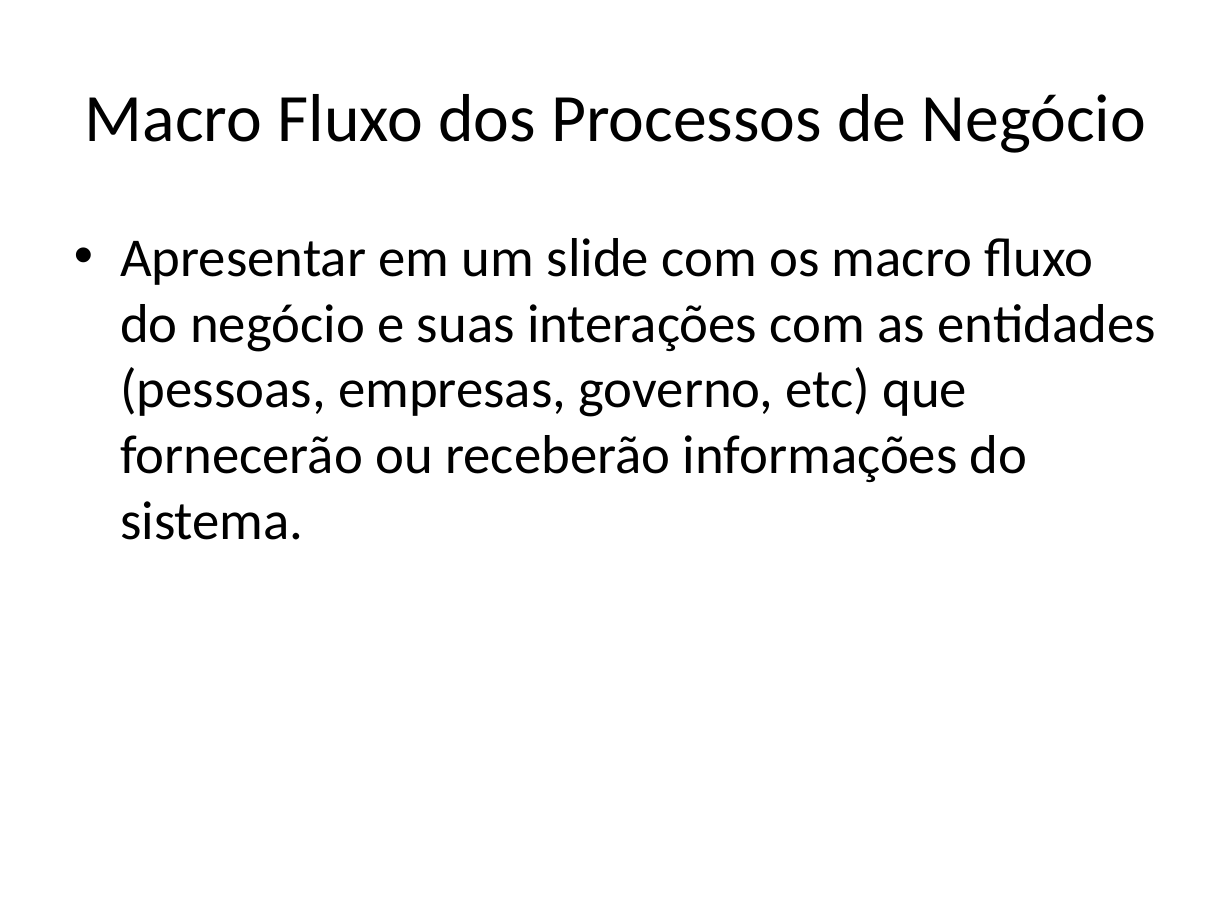
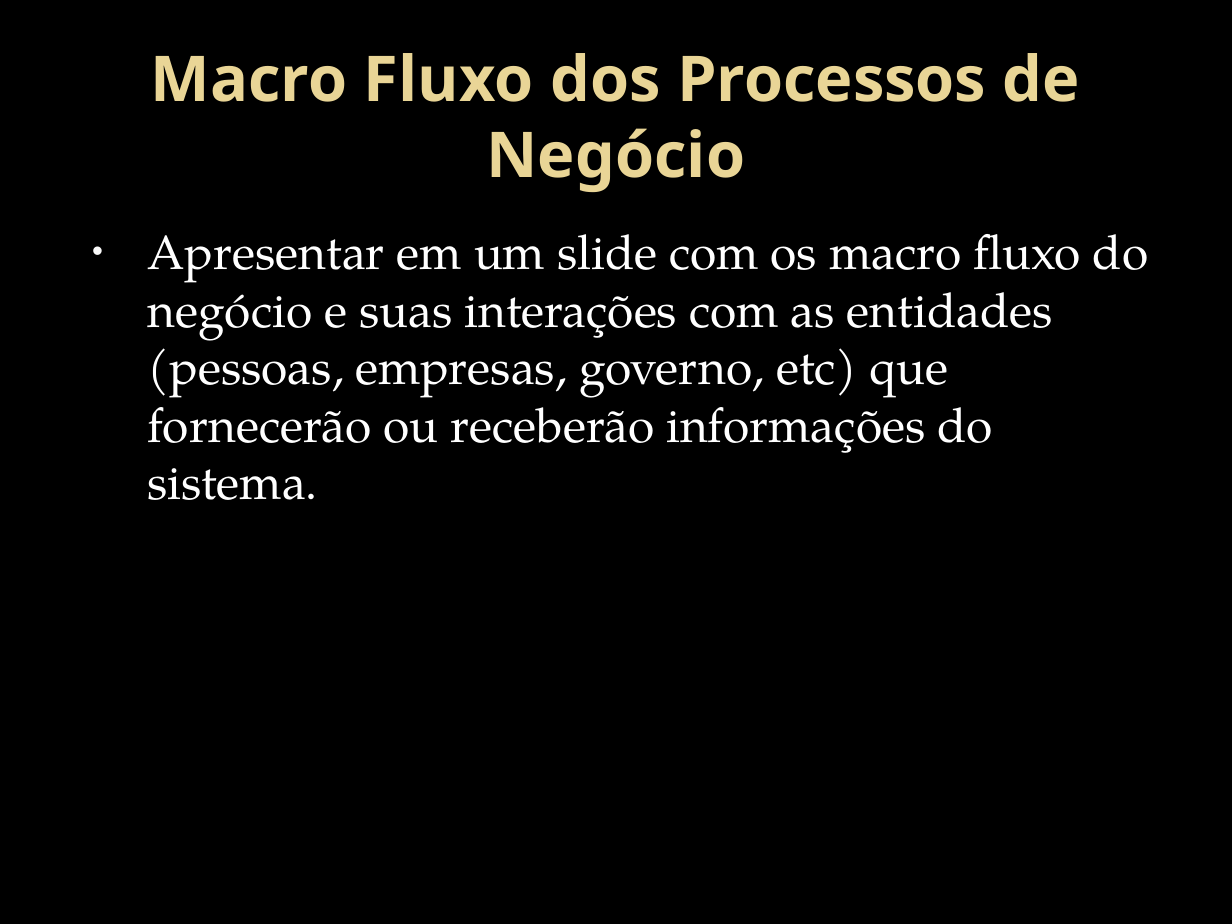
Before and after one commit to HamiltonSantos/FisioDiag, a slide deck: slide 4 of Proposta/ApresentacaoProposta.pptx. Drawn at 1232x924 pixels with LibreOffice and Linux fonts; fonts in the diff are those of the drawing; background and template pictures are left out. Boxes give left, top, right and bottom in pixels: in the first picture for what was removed or moved away, otherwise in the second. Text is boxed around its words. In the diff, an @@ line names an element or a change of style, - is before the commit and + after.

```diff
--- a/Proposta/ApresentacaoProposta.pptx
+++ b/Proposta/ApresentacaoProposta.pptx
@@ background #FFFFFF to picture (left out) @@
@@ title "Macro Fluxo dos Processos de ..." at [151, 53, 1080, 192]: size 39.6 to 36.9 pt, font Calibri to Noto Sans, text colour #000000 to gradient #EAD696 to #E7D081, bold on @@
@@ text "Apresentar em um slide com ..." at [148, 234, 1148, 500]: size 32 to 28 pt, font Calibri to TeX Gyre Pagella, text colour #000000 to #FFFFFF; indent changed @@
```
Also in this commit, not shown: 6 other slides changed, 1 slide added, 1 slide removed, 1 other file.
